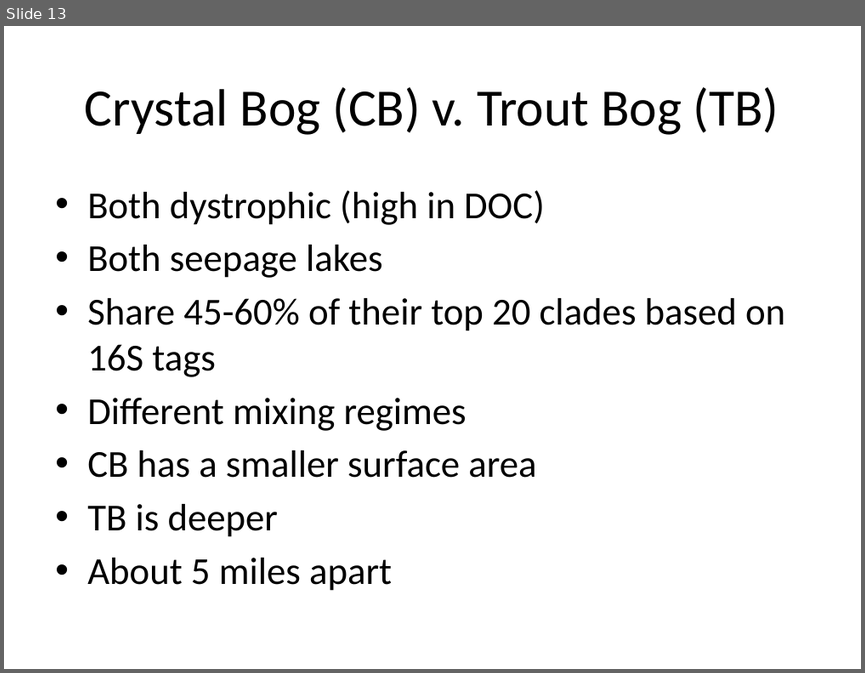
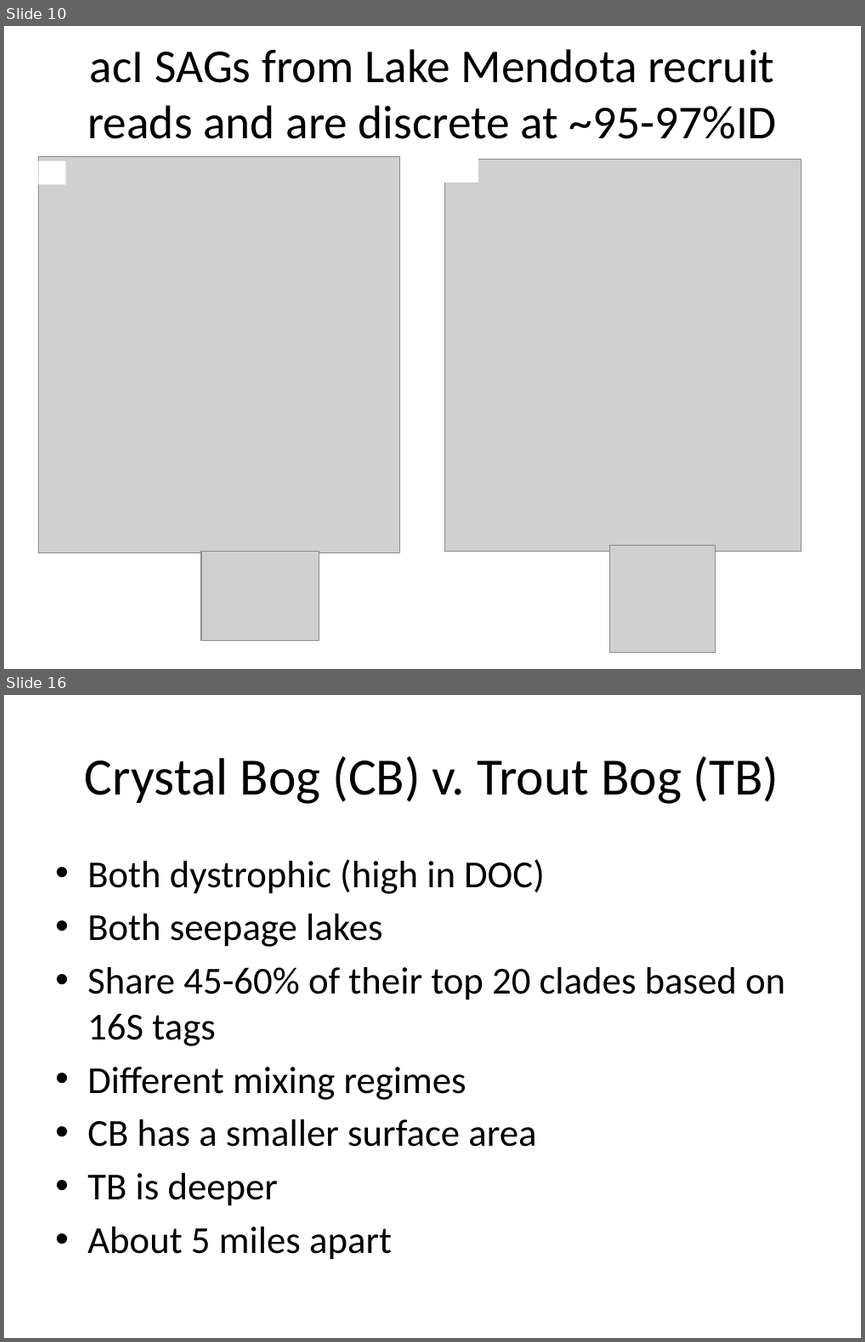
Before and after one commit to sstevens2/MDTP, a slide deck: 4YCM/Slides_4YCM.pptx. Shown one above the other, each under a label of ours: slide 13 before the commit, slides 10 and 16 after it; the slides between them are not shown. The pictures are 865x673 and 865x1342 pixels, drawn with LibreOffice and Linux fonts; fonts in the diff are those of the drawing; grey boxes stand for pictures. Boxes give left, top, right and bottom in pixels: in the first picture for what was removed or moved away, otherwise in the second. Text is boxed around its words. In the diff, an @@ line names an element or a change of style, - is before the commit and + after.

```diff
--- a/4YCM/Slides_4YCM.pptx
+++ b/4YCM/Slides_4YCM.pptx
@@ slide 10 added at [4,26,861,669], background #FFFFFF @@
@@ title added at [87,49,777,139], 39.6 pt, text #000000 @@
+acI SAGs from Lake Mendota recruit reads and are discrete at ~95-97%ID
@@ picture added at [38,156,399,553] @@
@@ rectangle added at [38,160,66,183], fill #FFFFFF @@
@@ picture added at [445,159,800,550] @@
@@ rectangle added at [445,154,477,182], fill #FFFFFF, outline #FFFFFF 0.75 pt @@
@@ picture added at [201,550,318,641] @@
@@ picture added at [610,545,715,652] @@
@@ what was slide 13 is now slide 16 @@
```
Also in this commit, not shown: 1 slide changed, 8 other slides added, 6 slides removed.
